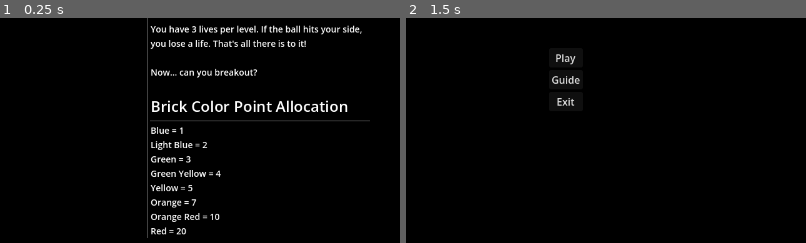
Above: before the commit, frames 1-2 (left to right).
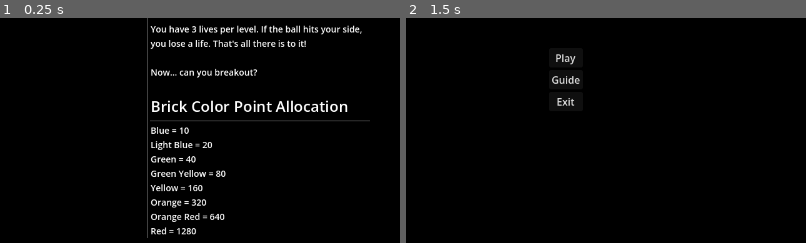
Above: after the commit, the same moments.

Repository: jordonbigelow/Can-You-Breakout
Game: Godot game, scene res://Scenes/user_guide.tscn
Two runs of this game, one before a commit and one after it. Both use one fixed random seed, a clock stepped at 60 frames per second and the inputs below. This scene is started directly instead of the project's main scene. Sound files missing from this copy of the repository are replaced by a short silence.
Inputs:
- Up to frame 1 (0.25 s): no input
- Up to frame 2 (1.5 s): tap Enter at 0.5 s; hold D (move_right) 0.53-1.25 s; click "Back" at 1.25 s
The pictures show only the part of the screen within x 30-80%, y 36-86%; the shares and areas given below are measured in that part.

The runs differ from the first frame. In frame 1, 0.5% of the frame differs, in the area x 44-57%, y 48-97%; in frame 2, nothing differs.

Commit message:
fixed points for each block in the guide screen

Diff:
--- a/Scenes/user_guide.tscn
+++ b/Scenes/user_guide.tscn
@@ -94,14 +94,14 @@
 [node name="ScoreContentLabel" type="Label" parent="CenterContainer/HBoxContainer/VBoxContainer2" unique_id=54958230]
 layout_mode = 2
 theme_override_font_sizes/font_size = 14
-text = "Blue = 1
-Light Blue = 2
-Green = 3
-Green Yellow = 4
-Yellow = 5
-Orange = 7
-Orange Red = 10
-Red = 20"
+text = "Blue = 10
+Light Blue = 20
+Green = 40
+Green Yellow = 80
+Yellow = 160
+Orange = 320
+Orange Red = 640
+Red = 1280"
 
 [node name="BackButton" type="Button" parent="." unique_id=865480735]
 layout_mode = 1
